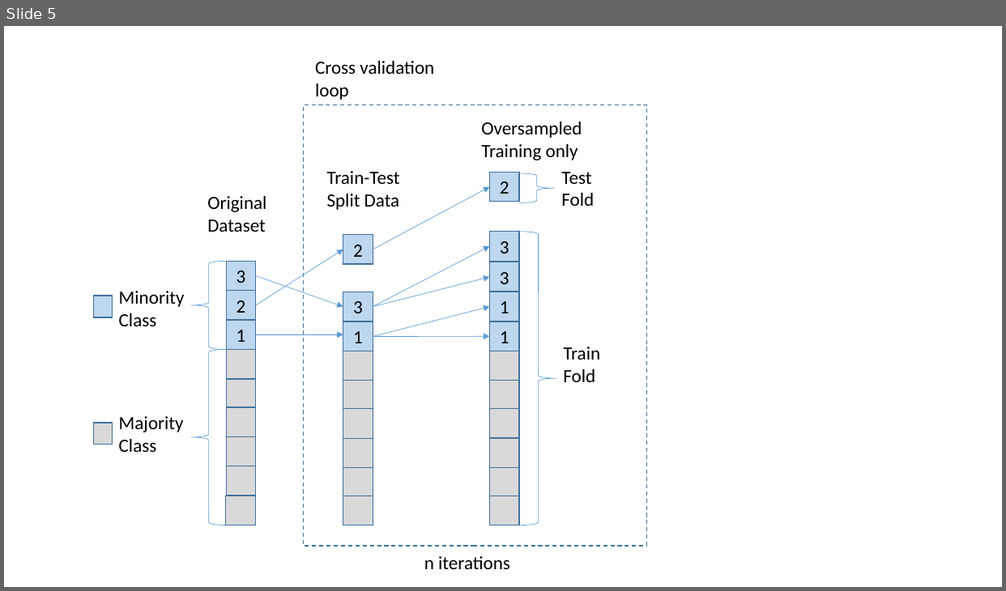
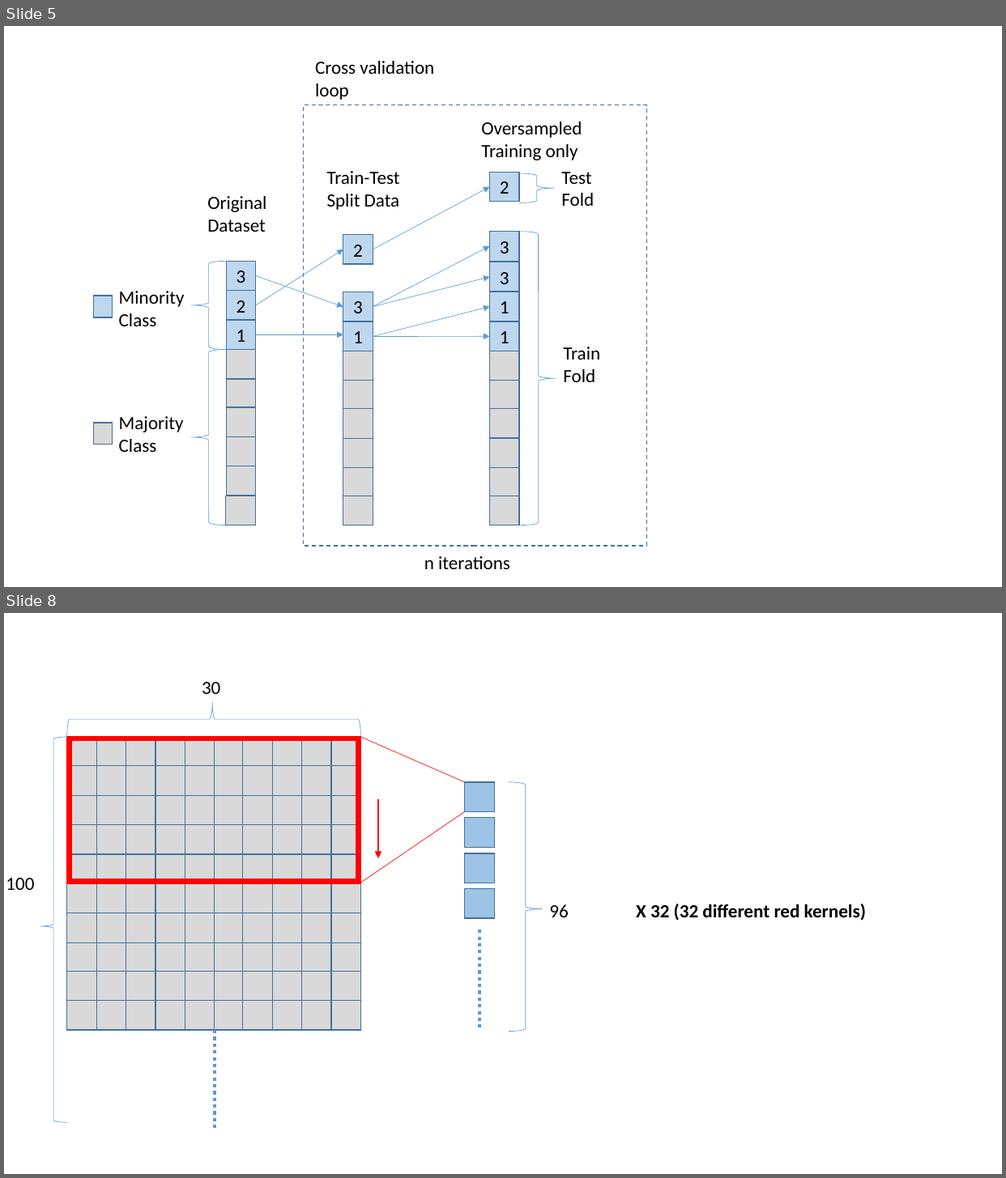
Before and after one commit to harrygraham/Dissertation, a slide deck: Dissertation/Diagrams_Scrapbook.pptx. Shown one above the other, each under a label of ours: slide 5 before the commit, slides 5 and 8 after it; the slides between them are not shown. The pictures are 1006x591 and 1006x1178 pixels, drawn with LibreOffice and Linux fonts; fonts in the diff are those of the drawing. Boxes give left, top, right and bottom in pixels: in the first picture for what was removed or moved away, otherwise in the second. Text is boxed around its words. In the diff, an @@ line names an element or a change of style, - is before the commit and + after.

```diff
--- a/Dissertation/Diagrams_Scrapbook.pptx
+++ b/Dissertation/Diagrams_Scrapbook.pptx
@@ slide 8 added at [4,613,1002,1174], background #FFFFFF @@
@@ text added at [202,682,220,694], 18 pt, text #000000 @@
+30
@@ left brace added at [67,702,360,736], outline #5B9BD5 0.5 pt @@
@@ left brace added at [40,737,67,1122], outline #5B9BD5 0.5 pt @@
@@ frame added at [67,736,360,884], fill #FF0000, outline #FF0000 1 pt @@
@@ group added at [67,736,360,766]: 10 rectangles @@
@@ line added from (361, 737) to (465, 782), #FF0000 0.5 pt @@
@@ group added at [67,766,360,795]: 10 rectangles @@
@@ rectangle added at [465,782,494,811], fill #9DC3E6, outline #43739E 1 pt @@
@@ left brace added at [509,782,543,1032], outline #5B9BD5 0.5 pt @@
@@ group added at [67,795,360,825]: 10 rectangles @@
@@ arrow added from (378, 799) to (378, 858), #FF0000 2.25 pt @@
@@ group added at [67,825,360,854]: 10 rectangles @@
@@ line added from (361, 883) to (465, 812), #FF0000 0.5 pt @@
@@ rectangle added at [465,818,494,847], fill #9DC3E6, outline #43739E 1 pt @@
@@ group added at [67,854,360,884]: 10 rectangles @@
@@ rectangle added at [465,854,494,883], fill #9DC3E6, outline #43739E 1 pt @@
@@ text added at [6,878,34,890], 18 pt, text #000000 @@
+100
@@ group added at [67,884,360,914]: 10 rectangles @@
@@ rectangle added at [465,889,494,918], fill #9DC3E6, outline #43739E 1 pt @@
@@ text added at [636,904,866,921], 18 pt, text #000000, bold @@
+X 32 (32 different red kernels)
@@ group added at [67,914,360,943]: 10 rectangles @@
@@ text added at [549,905,568,918], 18 pt, text #000000 @@
+96
@@ group added at [67,943,360,973]: 10 rectangles @@
@@ line added from (479, 930) to (479, 1032), #5B9BD5 3.25 pt dashed @@
@@ group added at [67,971,360,1001]: 10 rectangles @@
@@ group added at [67,1001,360,1030]: 10 rectangles @@
@@ line added from (215, 1030) to (215, 1131), #5B9BD5 3.25 pt dashed @@
```
Also in this commit, not shown: 4 other slides added, 3 other files.
